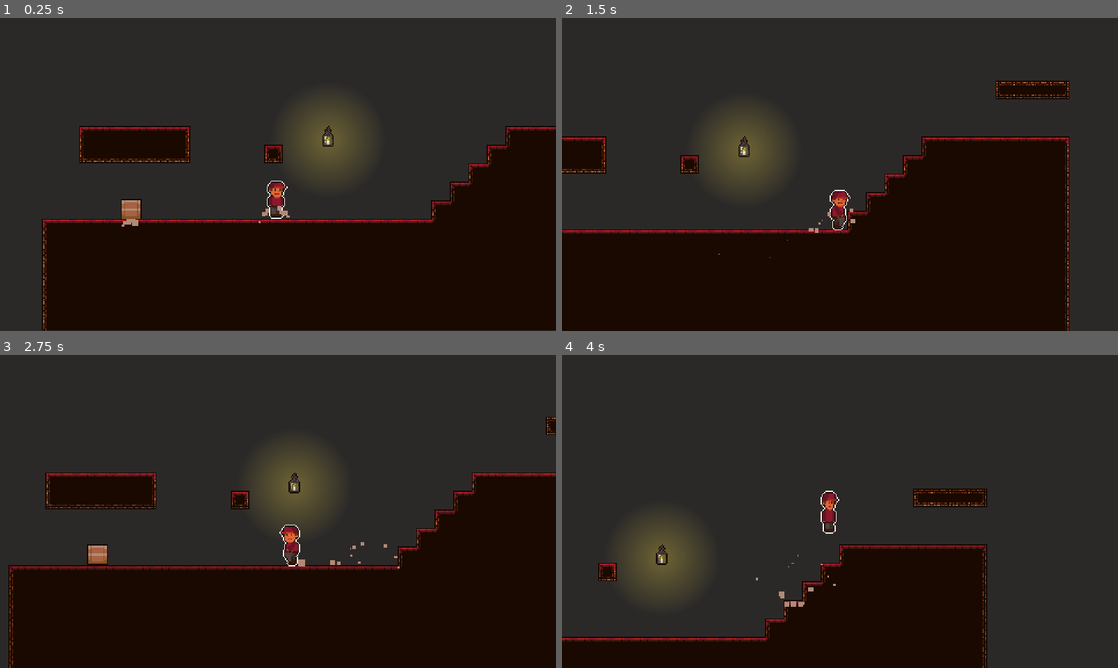
Above: before the commit, frames 1-4 (two rows, left to right).
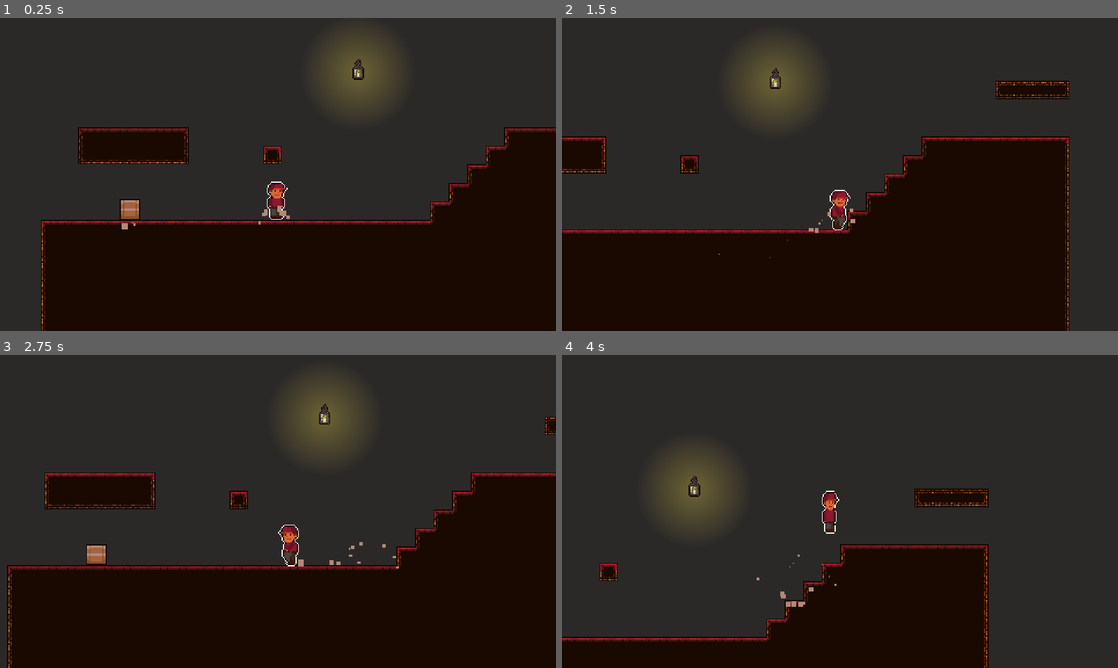
Above: after the commit, the same moments.

Repository: RemyIsCool/Carrying-Thing-Game
Game: Godot game, scene res://Scenes/TestScene.tscn
Same seed, same stepped clock (60 frames per second), same inputs: the game is played once before the commit and once after it.
Inputs:
- Up to frame 1 (0.25 s): no input
- Up to frame 2 (1.5 s): hold D (right) from 0.53 s (still down); tap Space (pick_up_throw) at 0.6, 1.35 s; tap W (jump) at 0.77 s
- Up to frame 3 (2.75 s): tap W (jump) at 1.52 s; release D (right) at 2.03 s; hold A (left) from 2.03 s (still down); tap Space (pick_up_throw) at 2.1 s
- Up to frame 4 (4 s): release A (left) at 2.78 s; hold D (right) from 2.78 s (still down); tap Space (pick_up_throw) at 2.85, 3.6 s; tap W (jump) at 3.02, 3.77 s

The runs differ from the first frame. In frame 1, 7.9% of the frame differs, in the area x 7-100%, y 5-100%; in frame 2, 4.4%; in frame 3, 6.0%; in frame 4, 5.7%.

Commit message:
Fixed space text bug

Diff:
--- a/Scenes/Box.tscn
+++ b/Scenes/Box.tscn
@@ -8,7 +8,7 @@
 extents = Vector2( 9, 9 )
 
 [sub_resource type="RectangleShape2D" id=3]
-extents = Vector2( 9, 2.5 )
+extents = Vector2( 7, 0.5 )
 
 [sub_resource type="Curve" id=13]
 _data = [ Vector2( 0, 1 ), 0.0, 0.0, 0, 0, Vector2( 1, 0 ), 0.0, 0.0, 0, 0 ]
@@ -50,7 +50,7 @@
 collision_mask = 32768
 
 [node name="CollisionShape2D" type="CollisionShape2D" parent="GroundDetector"]
-position = Vector2( 0, 11.5 )
+position = Vector2( 0, 9.5 )
 shape = SubResource( 3 )
 
 [node name="LandParticles" type="Particles2D" parent="."]
--- a/Scenes/Camera.gd
+++ b/Scenes/Camera.gd
@@ -1,7 +1,7 @@
 extends Camera2D
 
 
-export var lookahead_divisor = 8.5
+export var lookahead_divisor = 8.8
 export var lerp_amount = 0.2
 export var y_change = -25
 
--- a/Scenes/Player.gd
+++ b/Scenes/Player.gd
@@ -54,7 +54,7 @@
 			holding = true
 
 	GlobalNodes.box.get_node("./Sprite").texture = preload("res://Assets/BoxTouching.png") if $BoxDetector.overlaps_body(GlobalNodes.box) and GlobalNodes.box.is_on_floor() else preload("res://Assets/Box.png")
-	GlobalNodes.box.get_node("./SpaceText").visible = $BoxDetector.overlaps_body(GlobalNodes.box) and GlobalNodes.box.is_on_floor()
+	GlobalNodes.box.get_node("./SpaceText").visible = $BoxDetector.overlaps_body(GlobalNodes.box) and GlobalNodes.box.is_on_floor() and not holding
 
 	GlobalNodes.joint.node_a = "../Player" if holding else ""
 
--- a/Scenes/TestScene.tscn
+++ b/Scenes/TestScene.tscn
@@ -709,7 +709,7 @@
 environment = ExtResource( 6 )
 
 [node name="Lantern" type="Sprite" parent="."]
-position = Vector2( 263, 153 )
+position = Vector2( 290, 94 )
 texture = ExtResource( 7 )
 
 [node name="Glow" type="Sprite" parent="Lantern"]
